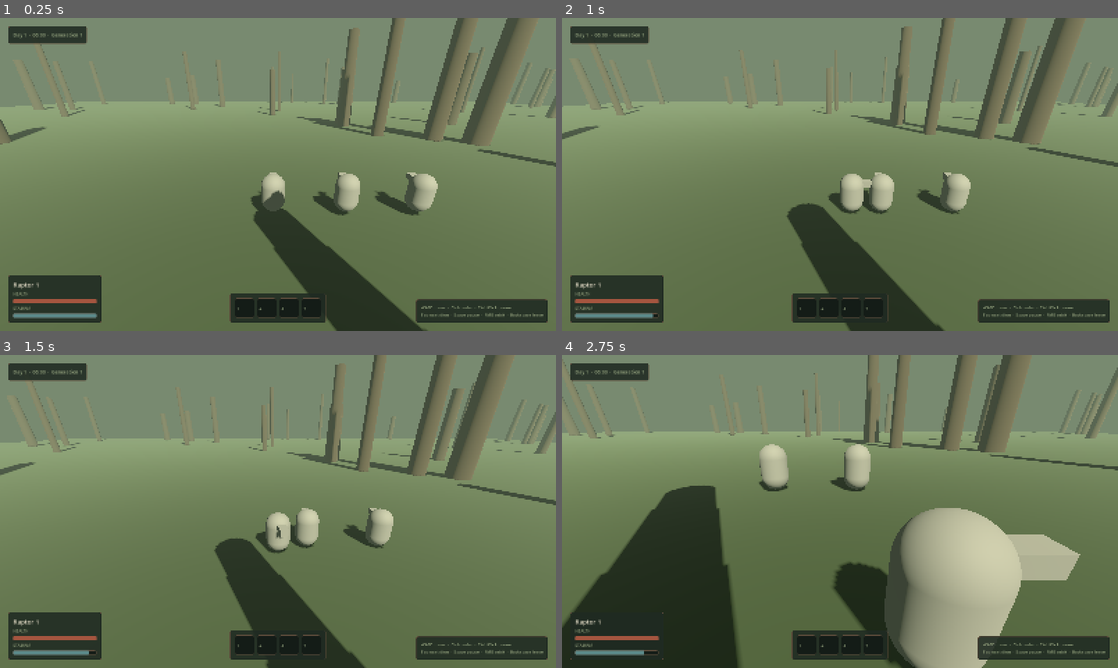
Above: before the commit, frames 1-4 (two rows, left to right).
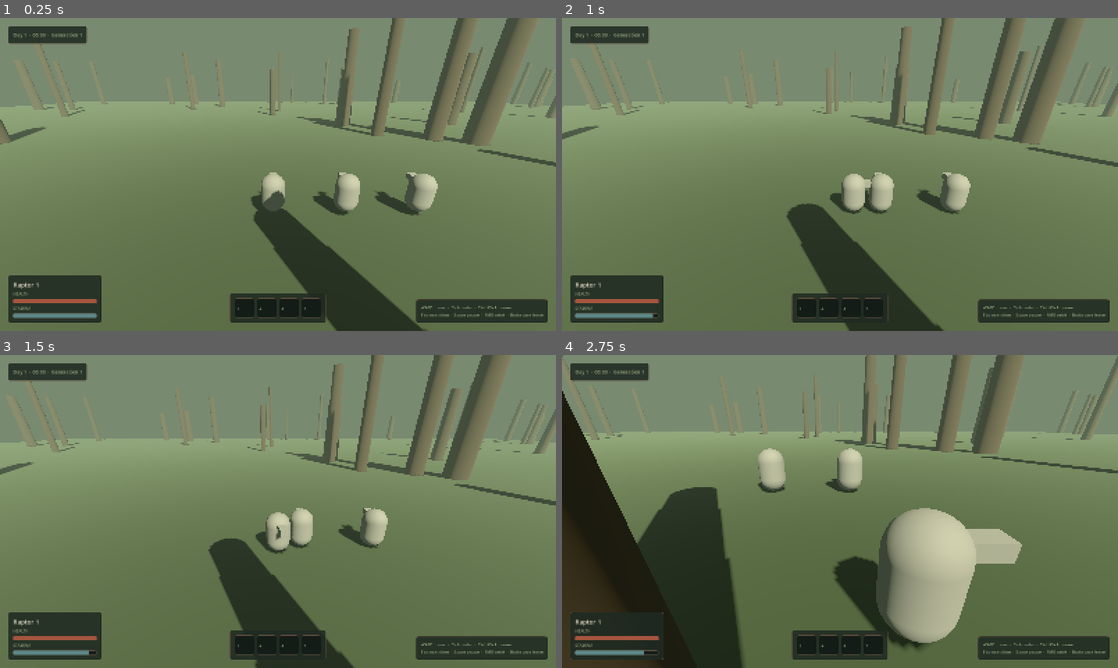
Above: after the commit, the same moments.

Repository: timbron/dyno
Game: Godot game, scene res://scenes/tactical/tactical.tscn
Same seed, same stepped clock (60 frames per second), same inputs: the game is played once before the commit and once after it. This scene is started directly instead of the project's main scene.
Inputs (mouse positions are in pixels of both pictures, inside the frame that each line leads up to):
- Up to frame 1 (0.25 s): no input
- Up to frame 2 (1 s): move the mouse to (962, 158) at 0.52 s; hold D (move_right) from 0.53 s (still down); hold Shift (sprint) from 0.53 s (still down); click (962, 158) at 0.67 s
- Up to frame 3 (1.5 s): move the mouse to (166, 527) at 1.27 s; release D (move_right) at 1.28 s; release Shift (sprint) at 1.28 s; hold S (move_back) from 1.28 s (still down); tap 1 (ability_1) at 1.35 s
- Up to frame 4 (2.75 s): tap Shift (sprint) at 1.55 s; move the mouse to (895, 442) at 2.02 s; release S (move_back) at 2.03 s; hold D (move_right) from 2.03 s (still down); hold Shift (sprint) from 2.03 s (still down); tap 2 (ability_2) at 2.1 s

Frame 1 is identical in both runs. In frame 2, 0.2% of the frame differs, in the area x 4-99%, y 0-92%; in frame 3, 3.8%; in frame 4, 20%, in the area x 0-100%, y 0-100%.

Commit message:
Add damage, death and corpse state to Dino (D-01)
Dino dies once at zero health, clears its commands, ignores intent and
moves to the corpse layer. Collision capsule is built per dino from the
species body scale. Tests cover damage, death and collision scale.

Co-Authored-By: Claude Fable 5.2 <noreply@anthropic.com>

Diff:
--- a/src/dino/dino.gd
+++ b/src/dino/dino.gd
@@ -3,6 +3,13 @@
 ## Body of any dinosaur on the tactical field, player-owned or wild.
 ## It never reads input. A controller (SquadController, later AI brains) sets
 ## [member move_intent] / [member wants_sprint] or fills [member commands].
+## At zero health it becomes a corpse: it stops acting, lies down and no longer blocks
+## the living, but stays in the scene (group [constant CORPSE_GROUP]) to be fed on later.
+
+## Emitted after health drops. [param attacker] may be null (starvation, hazards).
+signal damaged(amount: float, attacker: Dino)
+## Emitted once, together with [signal EventBus.dino_died].
+signal died
 
 enum AgeStage { HATCHLING, JUVENILE, ADULT, ELDER }
 
@@ -11,6 +18,13 @@
 const ARRIVE_DISTANCE: float = 0.6
 const SPRINT_STAMINA_PER_SEC: float = 18.0
 const STAMINA_REGEN_PER_SEC: float = 9.0
+## Capsule of a body_scale 1.0 dino; the real shape is this times the species scale.
+const BASE_RADIUS: float = 0.6
+const BASE_HEIGHT: float = 2.0
+const LAYER_BODY: int = 1
+const LAYER_CORPSE: int = 2
+const CORPSE_GROUP: StringName = &"corpses"
+const CORPSE_ROLL: float = PI * 0.5
 
 @export var species: SpeciesData
 
@@ -21,9 +35,11 @@
 var wants_sprint: bool = false
 var commands: CommandQueue = CommandQueue.new()
 
+var _dead: bool = false
 var _gravity: float = ProjectSettings.get_setting("physics/3d/default_gravity", 9.8)
 
 @onready var _visual: Node3D = $Visual
+@onready var _collision: CollisionShape3D = $Collision
 
 
 static func stage_for(age_days: int, lifespan_days: int) -> AgeStage:
@@ -48,11 +64,14 @@
 		species = SpeciesData.new()
 	health = species.max_health
 	stamina = species.max_stamina
-	# TODO(dino-core): scale the collision shape with the species as well.
 	_visual.scale = Vector3.ONE * species.body_scale
+	_fit_collision()
 
 
 func _physics_process(delta: float) -> void:
+	if _dead:
+		_settle(delta)
+		return
 	_follow_commands()
 	var direction := Vector3(move_intent.x, 0.0, move_intent.z).limit_length(1.0)
 	var sprinting := wants_sprint and stamina > 0.0 and direction != Vector3.ZERO
@@ -61,10 +80,7 @@
 		speed *= species.sprint_multiplier
 	velocity.x = move_toward(velocity.x, direction.x * speed, ACCELERATION * delta)
 	velocity.z = move_toward(velocity.z, direction.z * speed, ACCELERATION * delta)
-	if is_on_floor():
-		velocity.y = 0.0
-	else:
-		velocity.y -= _gravity * delta
+	_apply_gravity(delta)
 	if direction != Vector3.ZERO:
 		var facing := atan2(-direction.x, -direction.z)
 		rotation.y = lerp_angle(rotation.y, facing, TURN_SPEED * delta)
@@ -73,12 +89,68 @@
 	move_and_slide()
 
 
-func take_damage(amount: float) -> void:
-	if health <= 0.0:
+func is_dead() -> bool:
+	return _dead
+
+
+func health_fraction() -> float:
+	return health / maxf(species.max_health, 0.001)
+
+
+## Radius of the body on the ground plane, for reach and spacing maths.
+func body_radius() -> float:
+	return BASE_RADIUS * species.body_scale
+
+
+## Removes health. Zero or negative amounts and hits on a corpse are ignored.
+func take_damage(amount: float, attacker: Dino = null) -> void:
+	if _dead or amount <= 0.0:
 		return
 	health = maxf(health - amount, 0.0)
+	damaged.emit(amount, attacker)
 	if health == 0.0:
-		EventBus.dino_died.emit(self)
+		_die()
+
+
+func _die() -> void:
+	_dead = true
+	commands.clear()
+	move_intent = Vector3.ZERO
+	wants_sprint = false
+	velocity.x = 0.0
+	velocity.z = 0.0
+	# Corpses rest on the ground but do not block the living.
+	collision_layer = LAYER_CORPSE
+	add_to_group(CORPSE_GROUP)
+	if _visual != null:
+		_visual.rotation.z = CORPSE_ROLL
+		_visual.position.y = body_radius()
+	died.emit()
+	EventBus.dino_died.emit(self)
+
+
+## A corpse only falls to the ground; it never moves on its own.
+func _settle(delta: float) -> void:
+	velocity.x = 0.0
+	velocity.z = 0.0
+	_apply_gravity(delta)
+	move_and_slide()
+
+
+func _apply_gravity(delta: float) -> void:
+	if is_on_floor():
+		velocity.y = 0.0
+	else:
+		velocity.y -= _gravity * delta
+
+
+## The scene's shape is shared by every instance, so each dino gets its own scaled copy.
+func _fit_collision() -> void:
+	var capsule := CapsuleShape3D.new()
+	capsule.radius = BASE_RADIUS * species.body_scale
+	capsule.height = BASE_HEIGHT * species.body_scale
+	_collision.shape = capsule
+	_collision.position = Vector3(0.0, capsule.height * 0.5, 0.0)
 
 
 func _follow_commands() -> void:
--- a/tests/suite.gd
+++ b/tests/suite.gd
@@ -8,6 +8,7 @@
 	"res://scenes/tactical/tactical.tscn",
 ]
 const SMOKE_FRAMES: int = 10
+const DINO_SCENE: PackedScene = preload("res://scenes/dino/dino.tscn")
 
 var checks: int = 0
 var failures: int = 0
@@ -17,6 +18,8 @@
 	_test_age_stage()
 	_test_genome_inherit()
 	_test_command_queue()
+	await _test_dino_damage_and_death(tree)
+	await _test_dino_collision_scale(tree)
 	await _test_scenes_smoke(tree)
 
 
@@ -58,6 +61,64 @@
 	_check(queue.is_empty(), "clear empties the queue")
 
 
+func _spawn_dino(tree: SceneTree, species: SpeciesData) -> Dino:
+	var dino := DINO_SCENE.instantiate() as Dino
+	dino.setup(species, "Test")
+	tree.root.add_child(dino)
+	return dino
+
+
+func _test_dino_damage_and_death(tree: SceneTree) -> void:
+	var species := SpeciesData.new()
+	species.max_health = 50.0
+	var dino := _spawn_dino(tree, species)
+	var deaths: Array[Node3D] = []
+	var on_died := func(dead: Node3D) -> void: deaths.append(dead)
+	EventBus.dino_died.connect(on_died)
+	_check(dino.health == 50.0, "dino starts at species max health")
+	dino.take_damage(-5.0)
+	_check(dino.health == 50.0, "negative damage is ignored")
+	dino.take_damage(20.0)
+	_check(dino.health == 30.0 and not dino.is_dead(), "damage reduces health")
+	_check(is_equal_approx(dino.health_fraction(), 0.6), "health fraction follows health")
+	dino.commands.enqueue(TacticalCommand.move_to(Vector3(9.0, 0.0, 9.0)))
+	dino.take_damage(500.0)
+	_check(dino.health == 0.0 and dino.is_dead(), "overkill clamps at zero and kills")
+	dino.take_damage(10.0)
+	_check(deaths.size() == 1 and deaths[0] == dino, "dino_died is emitted exactly once")
+	_check(dino.commands.is_empty(), "death clears the command queue")
+	_check(dino.is_in_group(Dino.CORPSE_GROUP), "dead dino is a corpse")
+	_check(dino.collision_layer == Dino.LAYER_CORPSE, "corpse leaves the body layer")
+	dino.move_intent = Vector3.FORWARD
+	var start := dino.global_position
+	for i in SMOKE_FRAMES:
+		await tree.physics_frame
+	var moved := dino.global_position - start
+	moved.y = 0.0
+	_check(moved.length() < 0.001, "corpse ignores move intent")
+	EventBus.dino_died.disconnect(on_died)
+	dino.queue_free()
+	await tree.process_frame
+
+
+func _test_dino_collision_scale(tree: SceneTree) -> void:
+	var small := SpeciesData.new()
+	small.body_scale = 0.5
+	var large := SpeciesData.new()
+	large.body_scale = 2.5
+	var a := _spawn_dino(tree, small)
+	var b := _spawn_dino(tree, large)
+	var shape_a := (a.get_node("Collision") as CollisionShape3D).shape as CapsuleShape3D
+	var shape_b := (b.get_node("Collision") as CollisionShape3D).shape as CapsuleShape3D
+	_check(shape_a != shape_b, "each dino has its own collision shape")
+	_check(is_equal_approx(shape_a.radius, Dino.BASE_RADIUS * 0.5), "small collision radius")
+	_check(is_equal_approx(shape_b.height, Dino.BASE_HEIGHT * 2.5), "large collision height")
+	_check(is_equal_approx(b.body_radius(), shape_b.radius), "body_radius matches the shape")
+	a.queue_free()
+	b.queue_free()
+	await tree.process_frame
+
+
 ## Each scene must load, enter the tree and survive a few frames.
 func _test_scenes_smoke(tree: SceneTree) -> void:
 	for path in SCENES:
Not shown, added: tests/suite.gd.uid
Not shown, changed: docs/ARCHITECTURE.md
Not shown, changed: docs/PLAN.md
